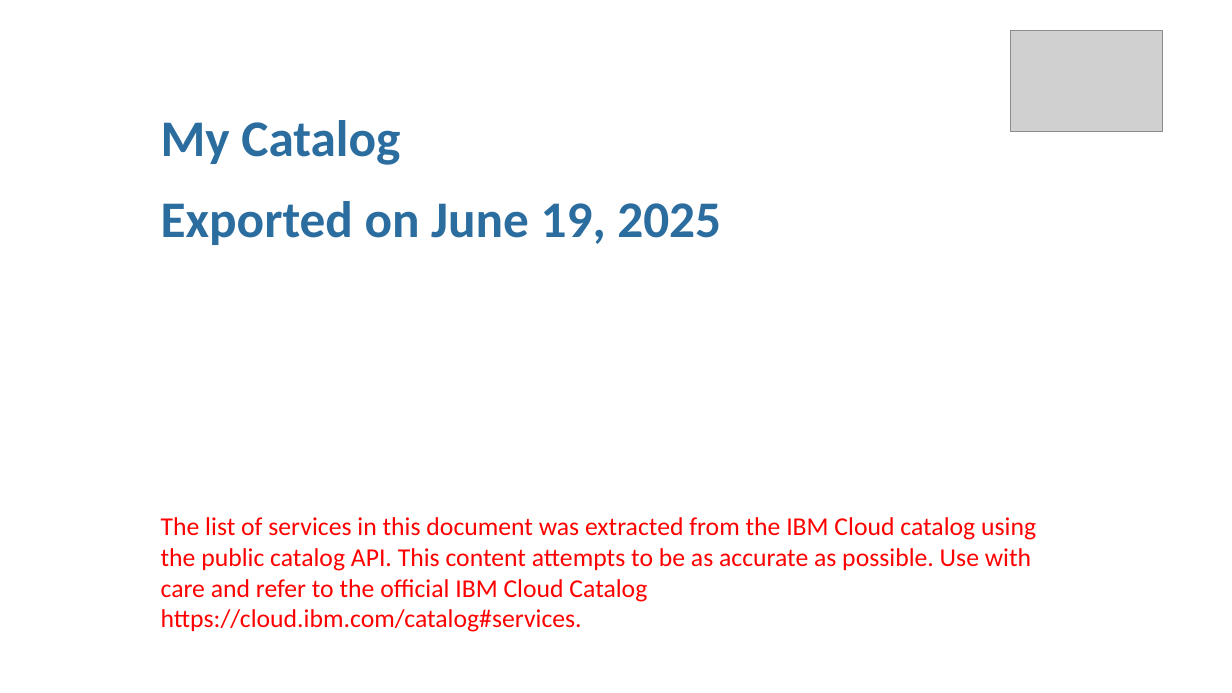
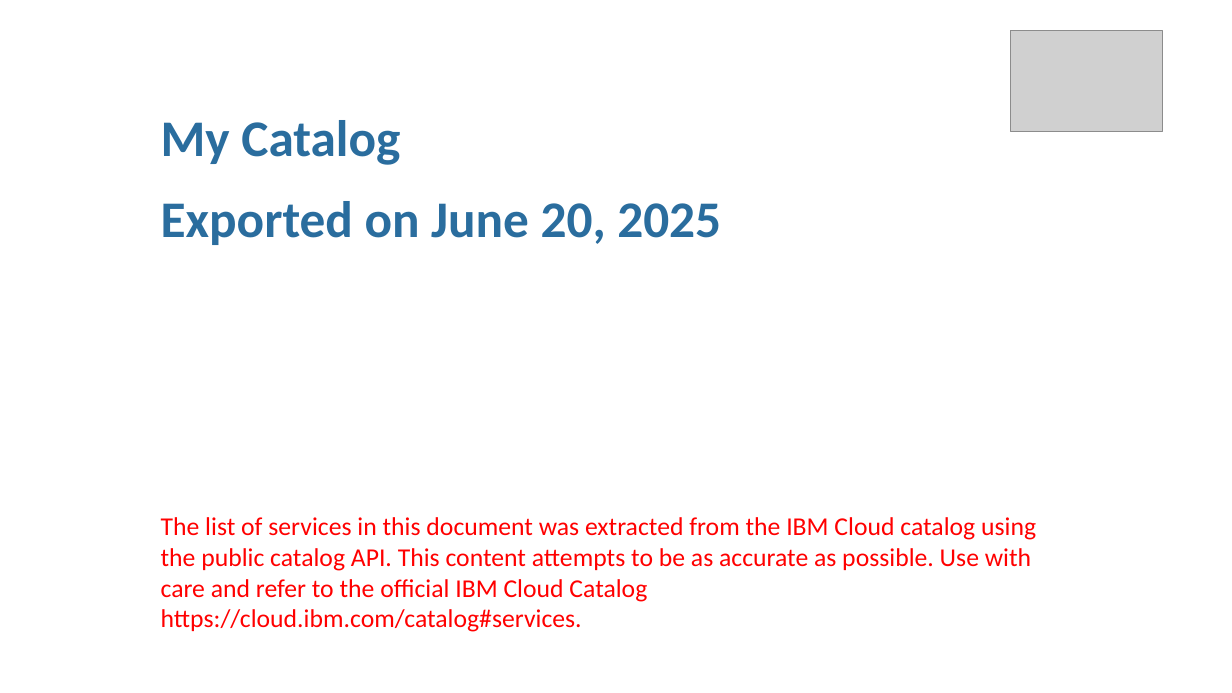
Before and after one commit to l2fprod/mycatalog, a slide deck: slide 1 of docs/generated/mycatalog.pptx. Drawn at 1232x693 pixels with LibreOffice and Linux fonts; fonts in the diff are those of the drawing; grey boxes stand for pictures. Boxes give left, top, right and bottom in pixels: in the first picture for what was removed or moved away, otherwise in the second. Text is boxed around its words. In the diff, an @@ line names an element or a change of style, - is before the commit and + after.

```diff
--- a/docs/generated/mycatalog.pptx
+++ b/docs/generated/mycatalog.pptx
@@ text at box(161, 201, 721, 245): text changed @@
-Exported on June 19, 2025
+Exported on June 20, 2025
```
Also in this commit, not shown: 1 other slide changed, 8 other files.
